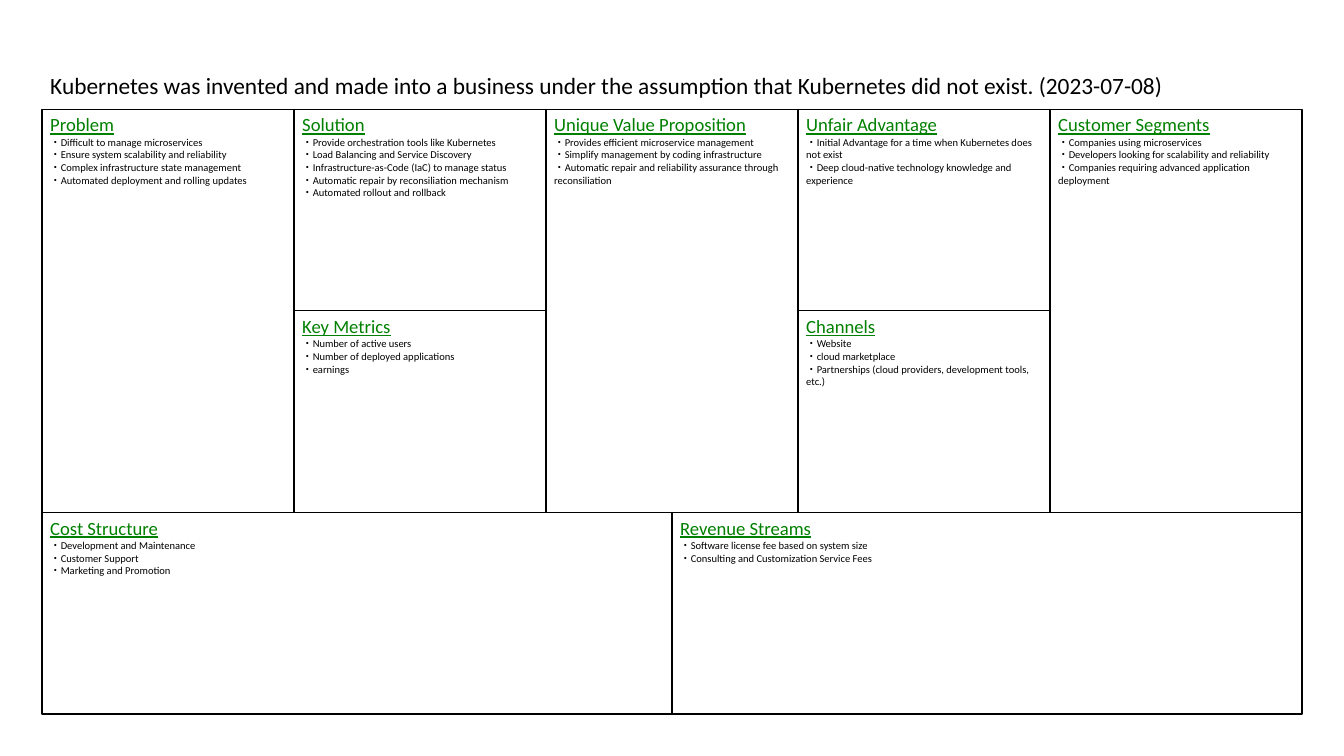
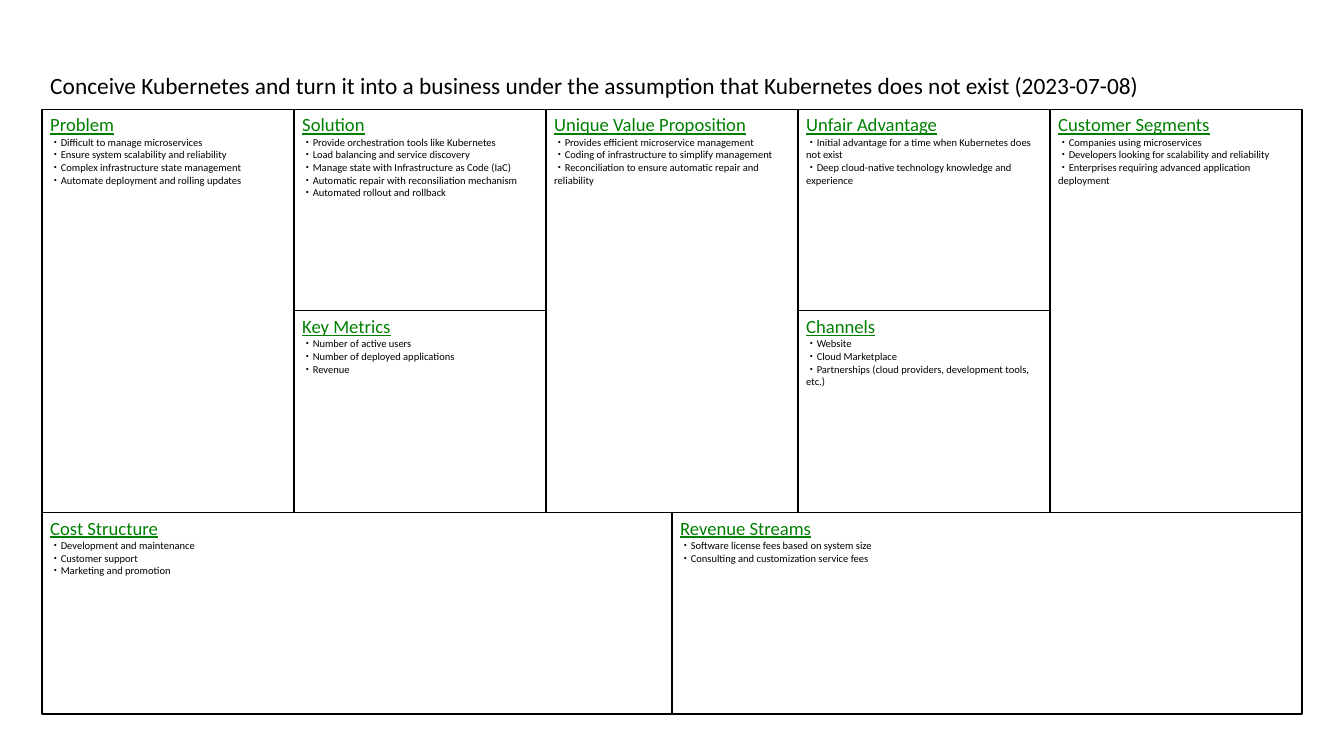
Before and after one commit to t0m0h1r0/LeanCanvas, a slide deck: slide 7 of sample_en.pptx. Drawn at 1344x756 pixels with LibreOffice and Linux fonts; fonts in the diff are those of the drawing. Boxes give left, top, right and bottom in pixels: in the first picture for what was removed or moved away, otherwise in the second. Text is boxed around its words. In the diff, an @@ line names an element or a change of style, - is before the commit and + after.

```diff
--- a/sample_en.pptx
+++ b/sample_en.pptx
@@ text at [50,77,1138,98]: text changed @@
-Kubernetes was invented and made into a business under the assumption that Kubernetes did not exist. (2023-07-08)
+Conceive Kubernetes and turn it into a business under the assumption that Kubernetes does not exist (2023-07-08)
@@ text in rectangle at [806,138,1030,158]: text changed @@
-・Initial Advantage for a time when Kubernetes does not exist
+・Initial advantage for a time when Kubernetes does not exist
@@ text in rectangle at [50,176,241,186]: text changed @@
-・Automated deployment and rolling updates
+・Automate deployment and rolling updates
@@ text in rectangle at [302,150,517,186]: text changed @@
-・Load Balancing and Service Discovery
-・Infrastructure-as-Code (IaC) to manage status
-・Automatic repair by reconsiliation mechanism
+・Load balancing and service discovery
+・Manage state with Infrastructure as Code (IaC)
+・Automatic repair with reconsiliation mechanism
@@ text in rectangle at [554,150,773,186]: text changed @@
-・Simplify management by coding infrastructure
-・Automatic repair and reliability assurance through reconsiliation
+・Coding of infrastructure to simplify management
+・Reconciliation to ensure automatic repair and reliability
@@ text in rectangle at [1058,163,1250,186]: text changed @@
-・Companies requiring advanced application deployment
+・Enterprises requiring advanced application deployment
@@ text in rectangle at [806,352,897,362]: text changed @@
-・cloud marketplace
+・Cloud Marketplace
@@ text in rectangle at [302,366,349,373]: text changed @@
-・earnings
+・Revenue
@@ text in rectangle at [50,541,195,576]: text changed @@
-・Development and Maintenance
-・Customer Support
-・Marketing and Promotion
+・Development and maintenance
+・Customer support
+・Marketing and promotion
@@ text in rectangle at [680,541,872,564]: text changed @@
-・Software license fee based on system size
-・Consulting and Customization Service Fees
+・Software license fees based on system size
+・Consulting and customization service fees
```
Also in this commit, not shown: 15 other slides changed, 4 other files.
